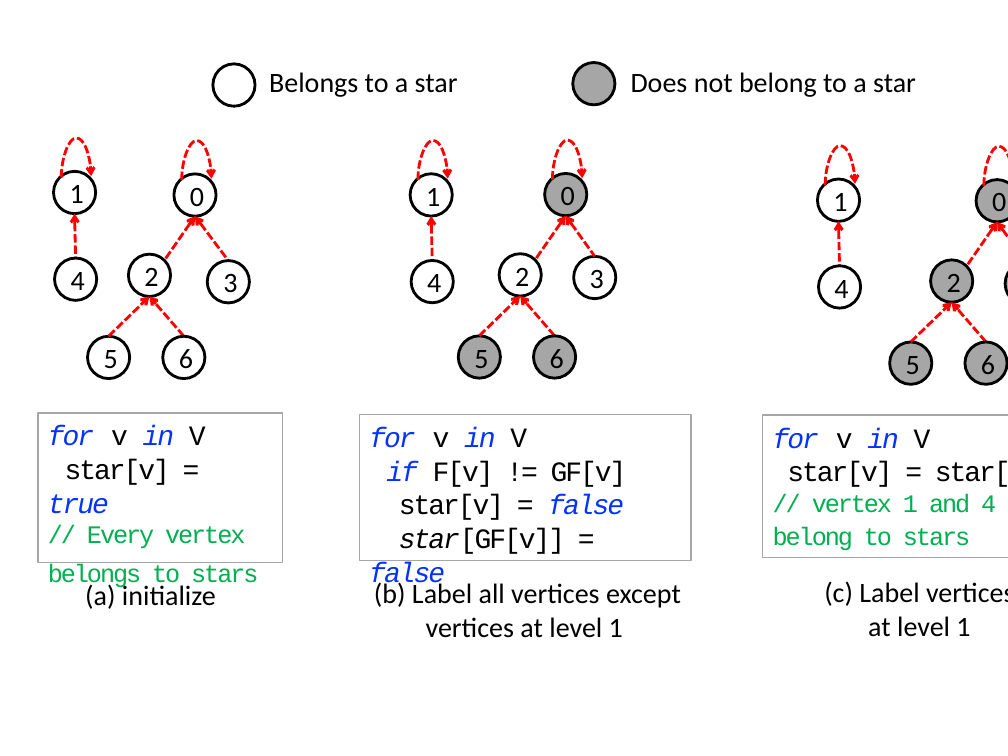
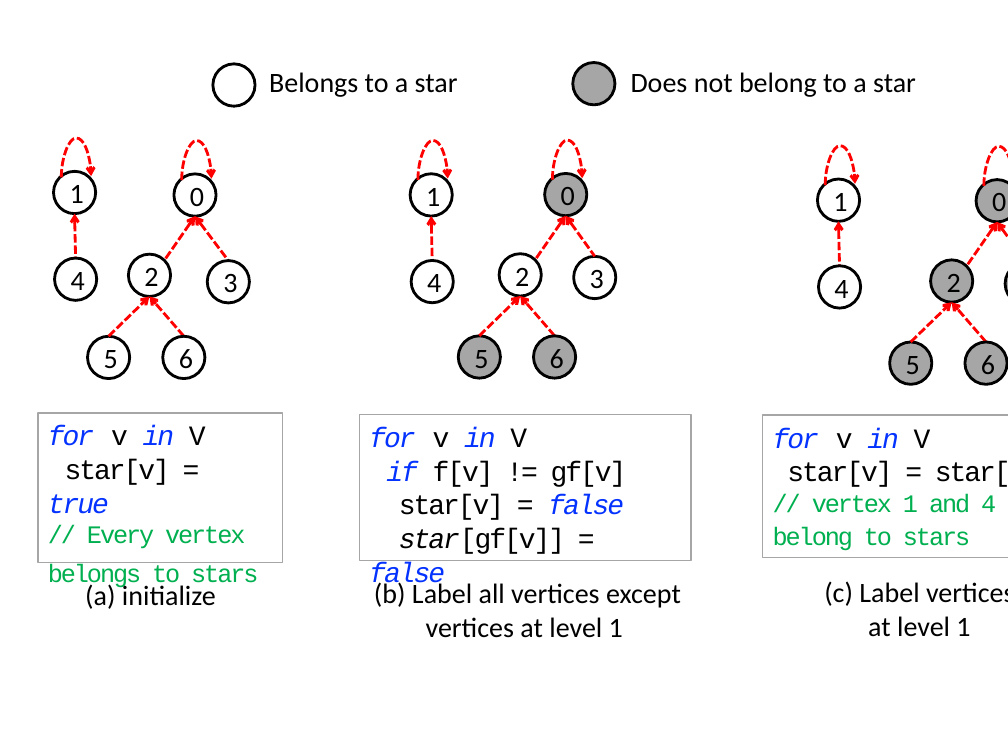
Before and after one commit to azadcse/LACC, a slide deck: slide 9 of Awerbuch-Shiloach.pptx. Drawn at 1008x756 pixels with LibreOffice and Linux fonts; fonts in the diff are those of the drawing. Boxes give left, top, right and bottom in pixels: in the first picture for what was removed or moved away, otherwise in the second. Text is boxed around its words. In the diff, an @@ line names an element or a change of style, - is before the commit and + after.

```diff
--- a/Awerbuch-Shiloach.pptx
+++ b/Awerbuch-Shiloach.pptx
@@ text in rectangle at [386,461,627,487]: text changed @@
-if F[v] != GF[v]
+if f[v] != gf[v]
@@ text in rectangle at [399,528,565,554]: text changed @@
-star[GF[v]] = false
+star[gf[v]] = false
```
Also in this commit, not shown: 6 other files.
